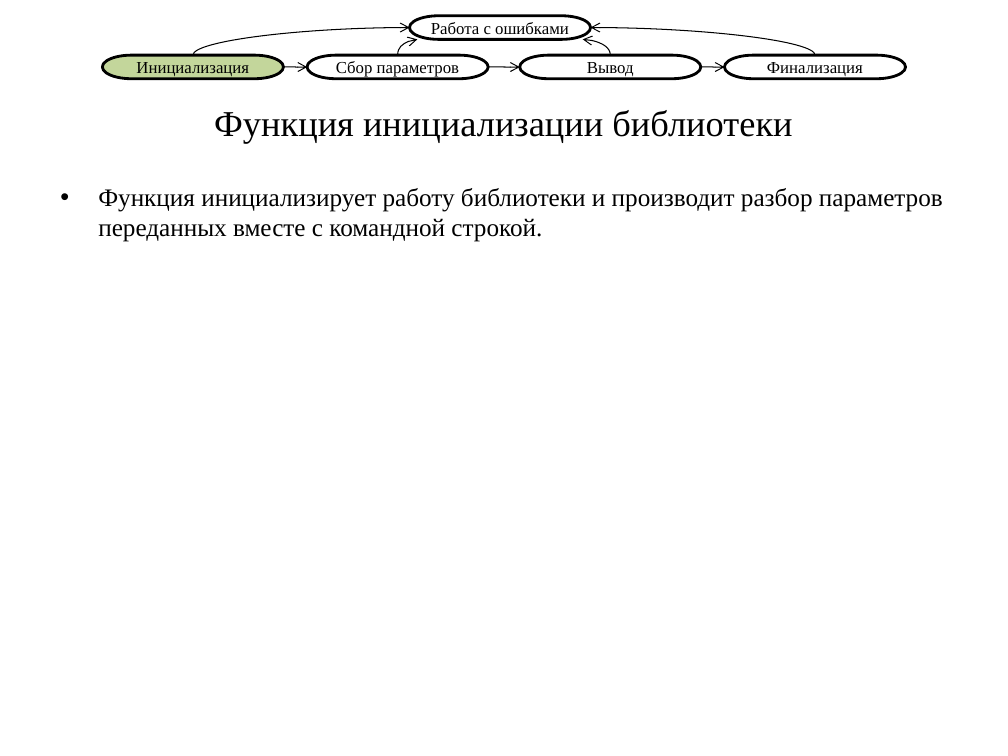
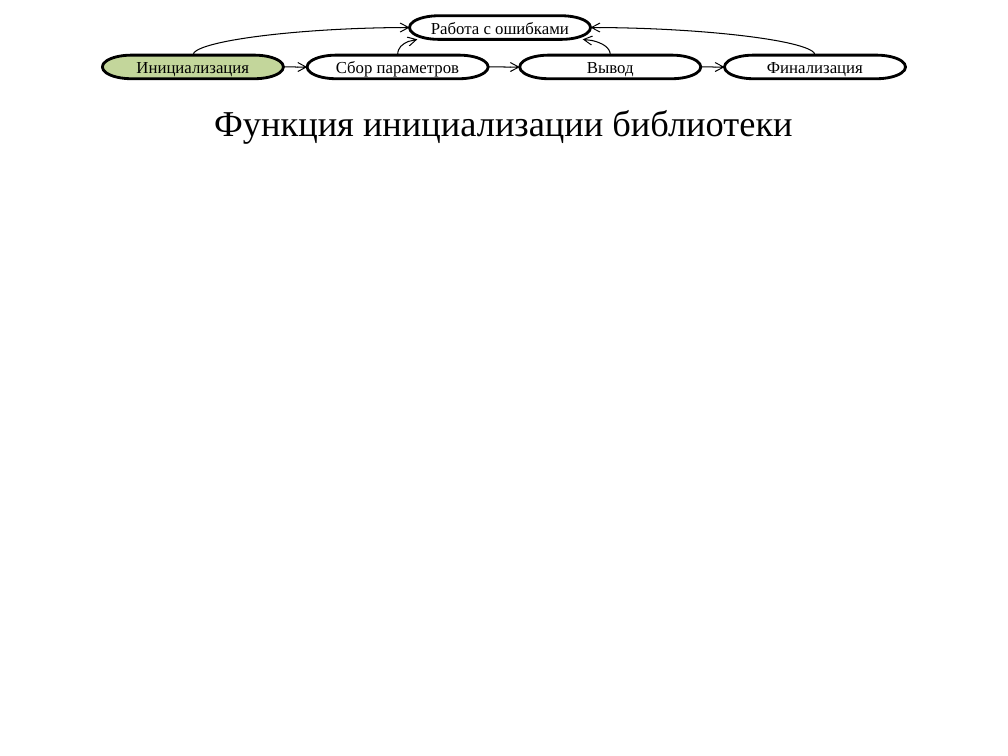
Before and after one commit to nwcfang/diplom_report, a slide deck: slide 4 of presentation/presentation.pptx. Drawn at 1008x756 pixels with LibreOffice and Linux fonts; fonts in the diff are those of the drawing. Boxes give left, top, right and bottom in pixels: in the first picture for what was removed or moved away, otherwise in the second. Text is boxed around its words. In the diff, an @@ line names an element or a change of style, - is before the commit and + after.

```diff
--- a/presentation/presentation.pptx
+++ b/presentation/presentation.pptx
@@ text removed at box(98, 188, 943, 242) @@
-• Функция инициализирует работу библиотеки и производит разбор параметров переданных вместе с командной строкой.
```
Also in this commit, not shown: 5 other slides changed, 2 slides added, 3 other files.
